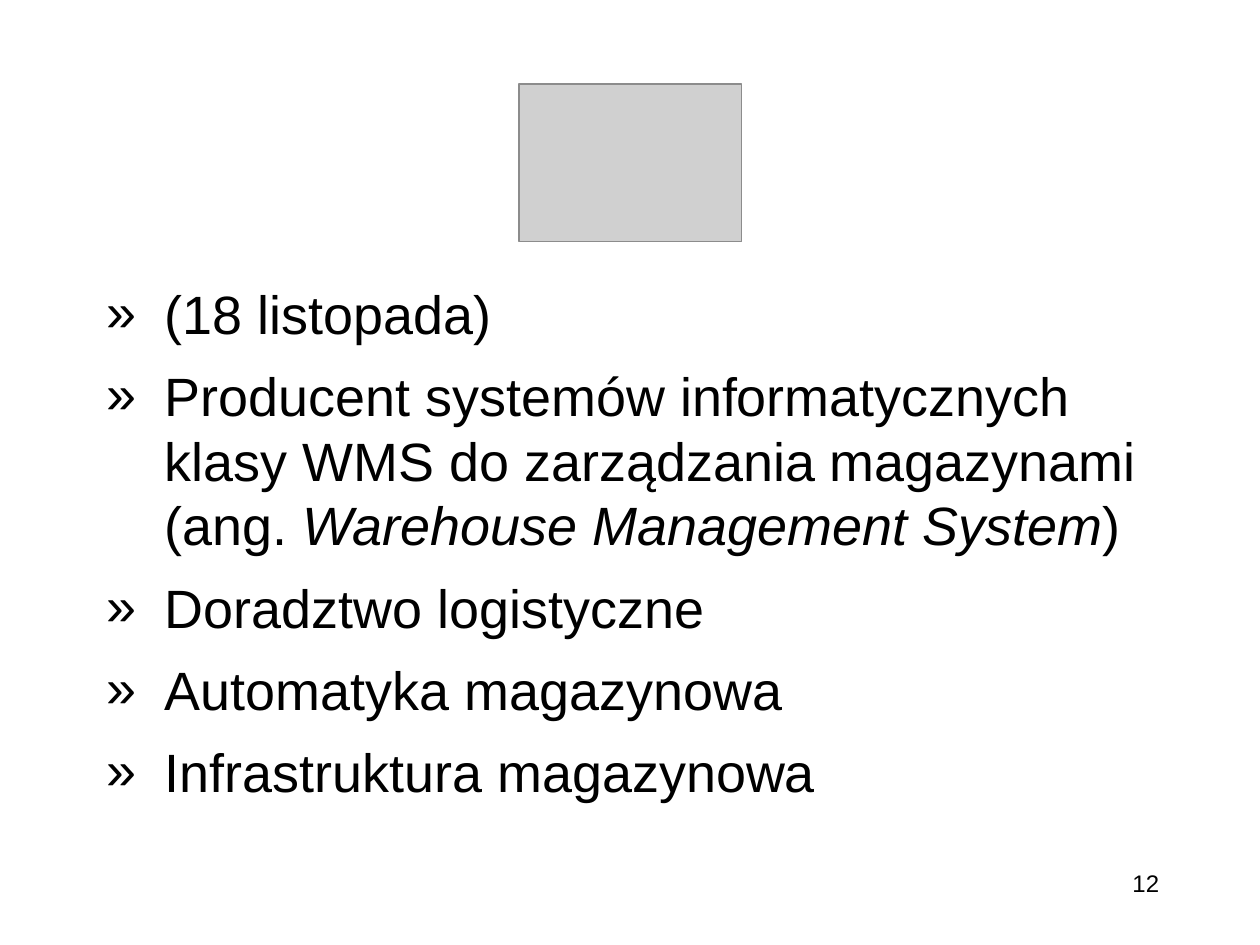
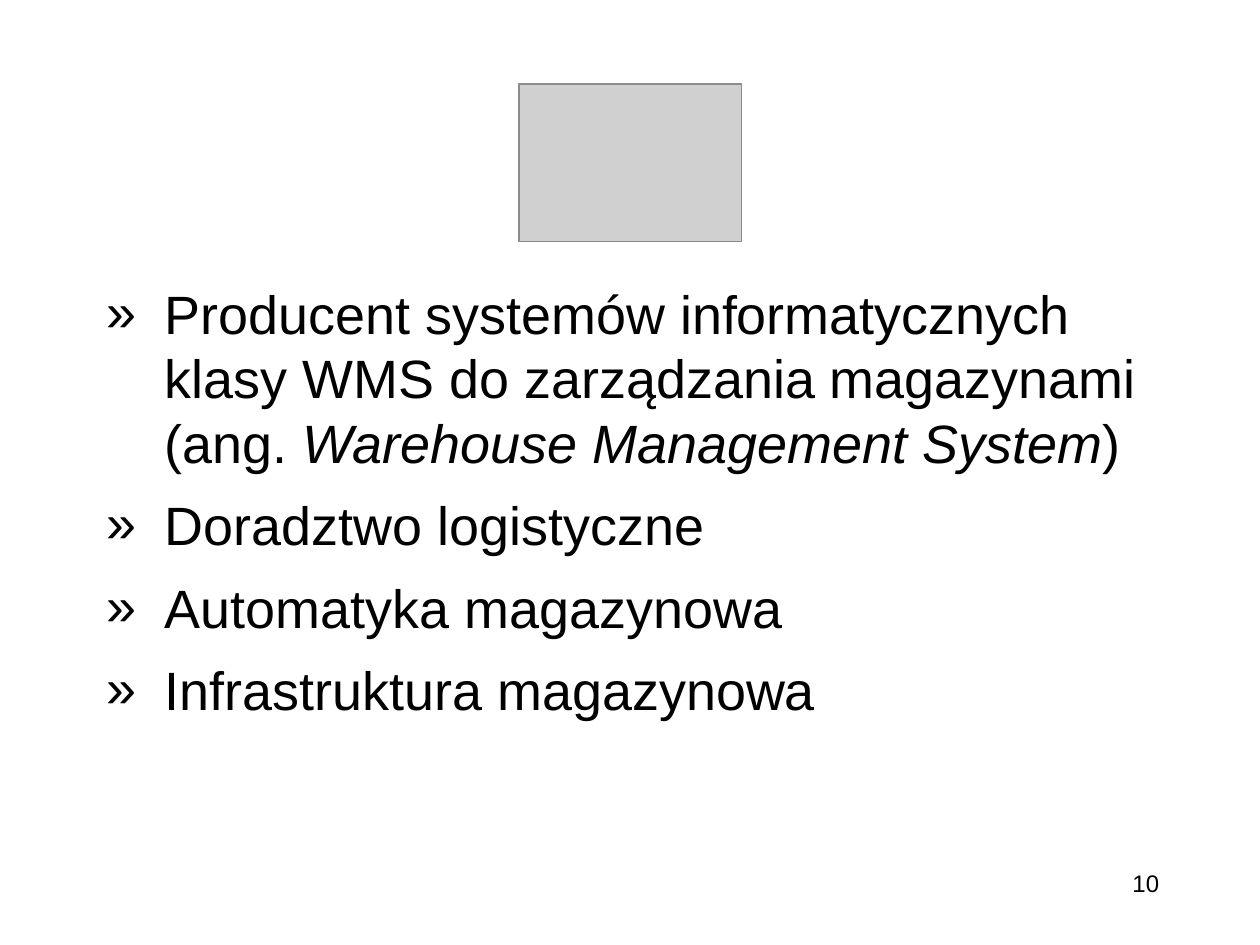
Before and after one commit to miklesz/Courses, a slide deck: slide 10 of Kierunki Rozwoju Telekomunikacji/Wprowadzenie do przedmiotu „Kierunki Rozwoju Telekomunikacji”.pptx (slide 12 before the commit). Drawn at 1260x945 pixels with LibreOffice and Linux fonts; fonts in the diff are those of the drawing; grey boxes stand for pictures; background and template pictures are left out. Boxes give left, top, right and bottom in pixels: in the first picture for what was removed or moved away, otherwise in the second. Text is boxed around its words. In the diff, an @@ line names an element or a change of style, - is before the commit and + after.

```diff
--- a/Kierunki Rozwoju Telekomunikacji/Wprowadzenie do przedmiotu „Kierunki Rozwoju Telekomunikacji”.pptx
+++ b/Kierunki Rozwoju Telekomunikacji/Wprowadzenie do przedmiotu „Kierunki Rozwoju Telekomunikacji”.pptx
@@ text at bbox=[165, 295, 492, 343]: paragraph removed @@
-» (18 listopada)
@@ page number at bbox=[1132, 875, 1159, 893]: text changed @@
-12
+10
```
Also in this commit, not shown: 16 other slides changed, 1 slide added.
